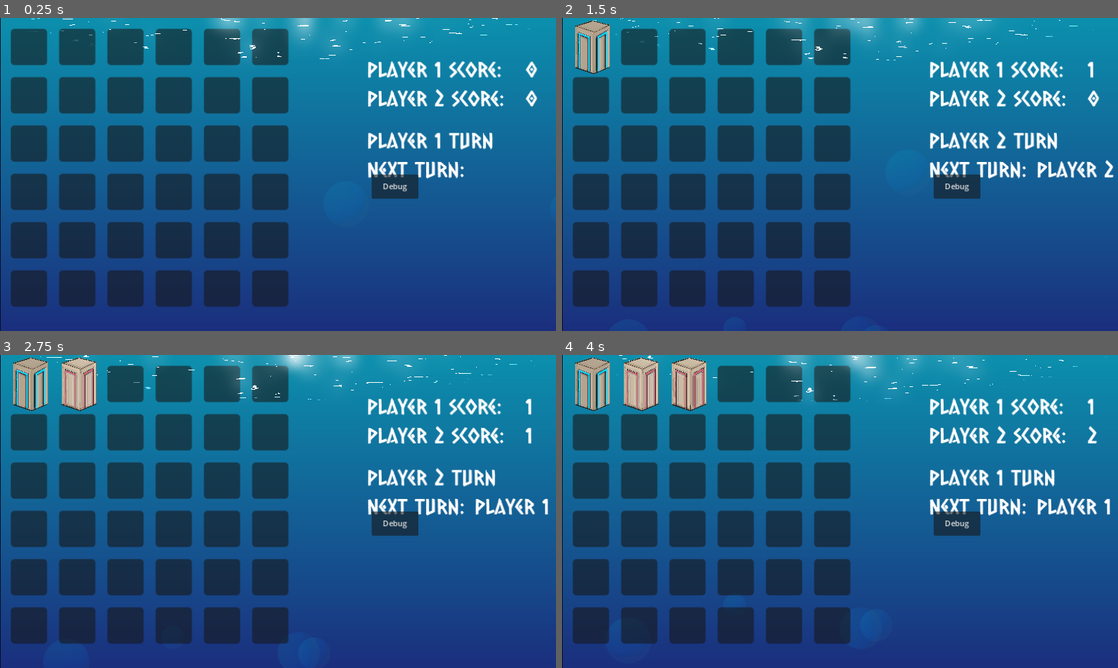
Above: before the commit, frames 1-4 (two rows, left to right).
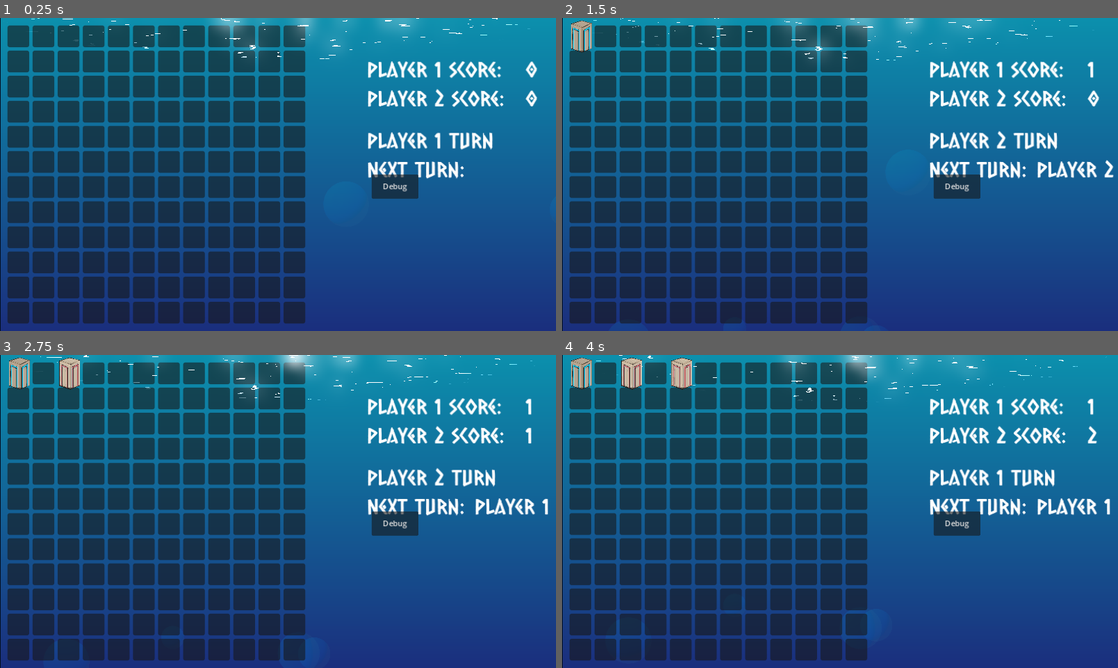
Above: after the commit, the same moments.

Repository: BeadsInCheese/CellularBubbleState
Game: Godot game, scene res://MainGame.tscn
Same seed, same stepped clock (60 frames per second), same inputs: the game is played once before the commit and once after it. This scene is started directly instead of the project's main scene.
Inputs (mouse positions are in pixels of both pictures, inside the frame that each line leads up to):
- Up to frame 1 (0.25 s): no input
- Up to frame 2 (1.5 s): click (589, 46) at 0.52 s; click (956, 187) at 1.25 s, where only the run before the commit has a clickable "Debug"
- Up to frame 3 (2.75 s): click (77, 383) at 2.02 s
- Up to frame 4 (4 s): click (956, 524) at 2.75 s, where only the run before the commit has a clickable "Debug"; click (689, 383) at 3.52 s

The runs differ from the first frame. In frame 1, 27% of the frame differs, in the area x 1-55%, y 0-98%; in frame 2, 28%; in frame 3, 28%; in frame 4, 29%.

Commit message:
Change board size to 12x12 and cleanup Grid.gd

Diff:
--- a/gamejam2025/Bubble.tscn
+++ b/gamejam2025/Bubble.tscn
@@ -18,7 +18,7 @@
 height = 34
 
 [node name="Bubble" type="Node2D"]
-scale = Vector2(2.505, 2.505)
+scale = Vector2(1.5, 1.5)
 script = ExtResource("1_k25p1")
 
 [node name="Button" type="Button" parent="."]
--- a/gamejam2025/Grid.gd
+++ b/gamejam2025/Grid.gd
@@ -6,9 +6,9 @@
 @export
 var gui :GUI
 @export
-var xsize : int = 6
-@export
-var ysize : int = 6
+var xsize : int = 12
+@export
+var ysize : int = 12
 
 var gridList: Array[Bubble] = []
 enum Players{PLAYER1=1,PLAYER2=3,AUTOMATA=0}
@@ -17,18 +17,13 @@
 var player1Score = 0
 var player2Score = 0
 
-#debug
-@export
-var testxpos = 1
-@export
-var testypos = 1
-var testxmark = 1
-var testymark = 1
+
 func isEnd()->bool:
 	for i in gridList:
 		if(i.tileType==0):
 			return false
 	return true
+
 func updateScore():
 	player1Score=0
 	player2Score=0
@@ -37,6 +32,7 @@
 			player1Score+=1
 		if(i.tileType==3 or i.tileType == 4):
 			player2Score+=1
+
 var announced=false
 func changeTurn()->void:
 	currentTurn=(currentTurn+1)%6
@@ -47,14 +43,12 @@
 	updateScore()
 	gui.updateSidebar(currentTurn,player1Score,player2Score)
 
-	testRule()
 	if(!announced and isEnd()):
 		announced=true
 		var x = load("res://VictorAnnouncement.tscn").instantiate()
 		x.get_node("Text").text="[center]DRAW[/center]" if player1Score==player2Score  else "[center]Player 1 Wins[/center]" if player1Score>player2Score else "[center]Player 2 Wins[/center]"
 
 		add_child(x)
-	#checkRulesForPos(testxpos, testypos)
 
 # Called when the node enters the scene tree for the first time.
 func _ready() -> void:
@@ -67,23 +61,12 @@
 			gridList.append(x)
 	moveToplace()
 
-	testRule()
-
-	#rotateMatchGrid([[1,2], [3,4]])
-	#rotateMatchGrid([[1,2,3], [3,4,5], [5,6,7]])
-	#rotateMatchGrid([[1, 2, 3]])
-
-	#checkRulesForPos(testxpos, testypos)
-
-func testRule():
-	#print(checkRule((rules.keys()[6]), -2, testxpos, testypos, testxmark, testymark))
-	print(checkRulesForPos(1,1))
 
 func moveToplace()->void:
 	for i in range(len(gridList)):
 		var xpos:int=i%xsize
 		var ypos:int=i/ysize
-		gridList[i].position=Vector2(xpos,ypos)*100+Vector2(60,60)
+		gridList[i].position=Vector2(xpos,ypos)*52+Vector2(38,38)
 
 func automata_step() -> void:
 	var tempGrid = getTempGridCopy()
@@ -180,13 +163,6 @@
 			if rot < 3:
 				grid = rotateGrid(grid)
 	return -1
-
-#func checkAllRules() -> int:
-	#for xpos in range(xsize):
-		#for ypos in range(ysize):
-			#var result = checkRulesForPos(xpos, ypos)
-			#if result != -1:
-				#return result
 
 
 func rotateMatchGrid(matchGrid: Array):
@@ -226,15 +202,12 @@
 
 func getMarkIndexes(matchGrid: Array) -> Array:
 	if len(matchGrid) == 2:
-		return mark2x2
+		return [[0,0],[1,0],[1,1],[0,1]]
 	elif len(matchGrid) == 1:
-		return mark1x3
+		return [[0,0],[0,0],[0,2],[2,0]]
 	else:
-		return mark3x3
-
-var mark2x2 = [[0,0],[1,0],[1,1],[0,1]]
-var mark1x3 = [[0,0],[0,0],[0,2],[2,0]]
-var mark3x3 = [[1,1],[1,1],[1,1],[1,1]]
+		return [[1,1],[1,1],[1,1],[1,1]]
+
 
 var o = null # shortcut for Any
 var t = -1   # shortcut for Tower
@@ -267,10 +240,10 @@
 	]: 0,
 
 	[
+		[ b, b, b],
 		[ o, o, o],
-		[ b, b, b],
-		[ o, t, o]
-	]: 0,
+		[ o, o, o]
+	]: b,
 
 	[
 		[0, b, t],
